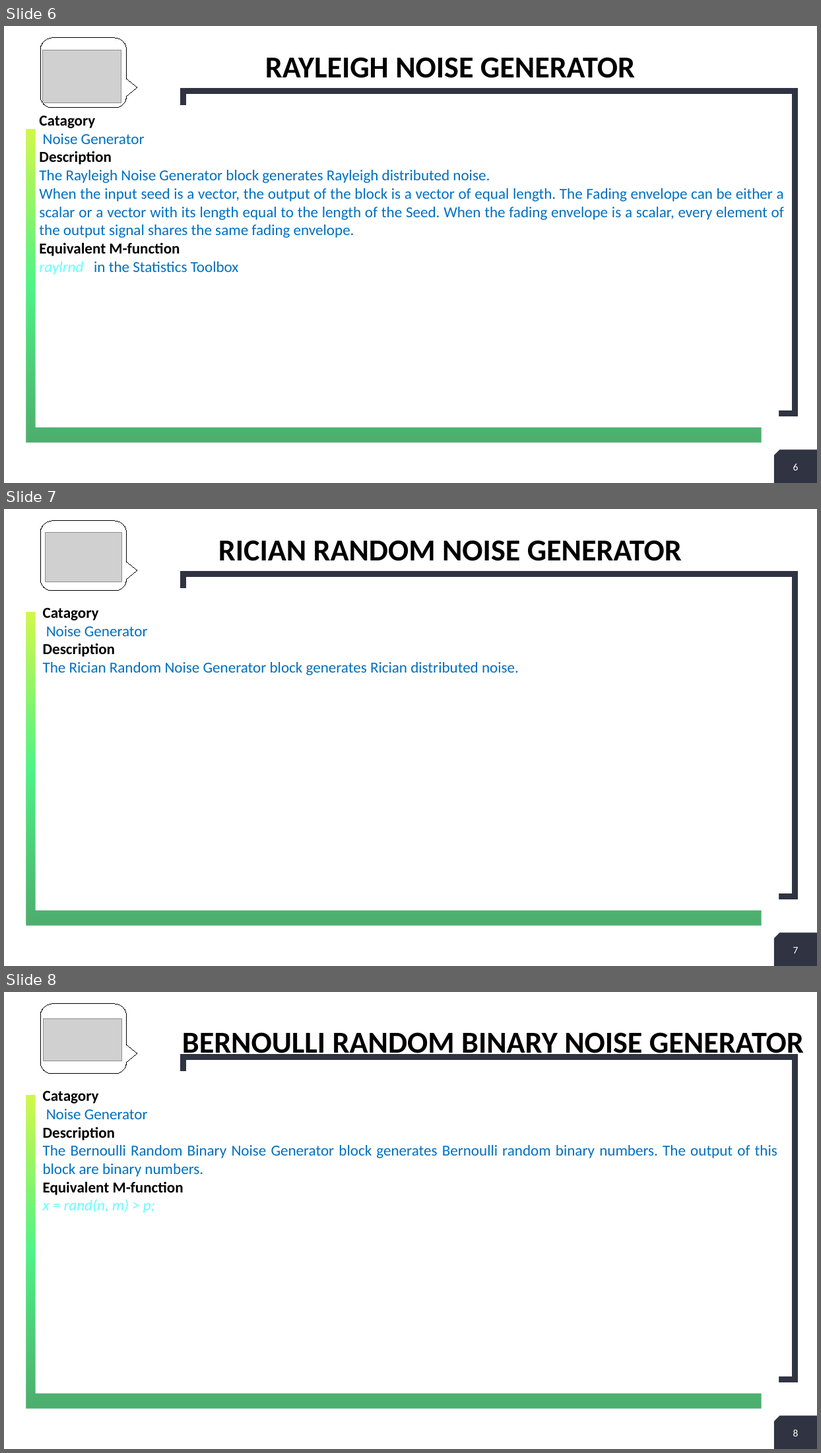
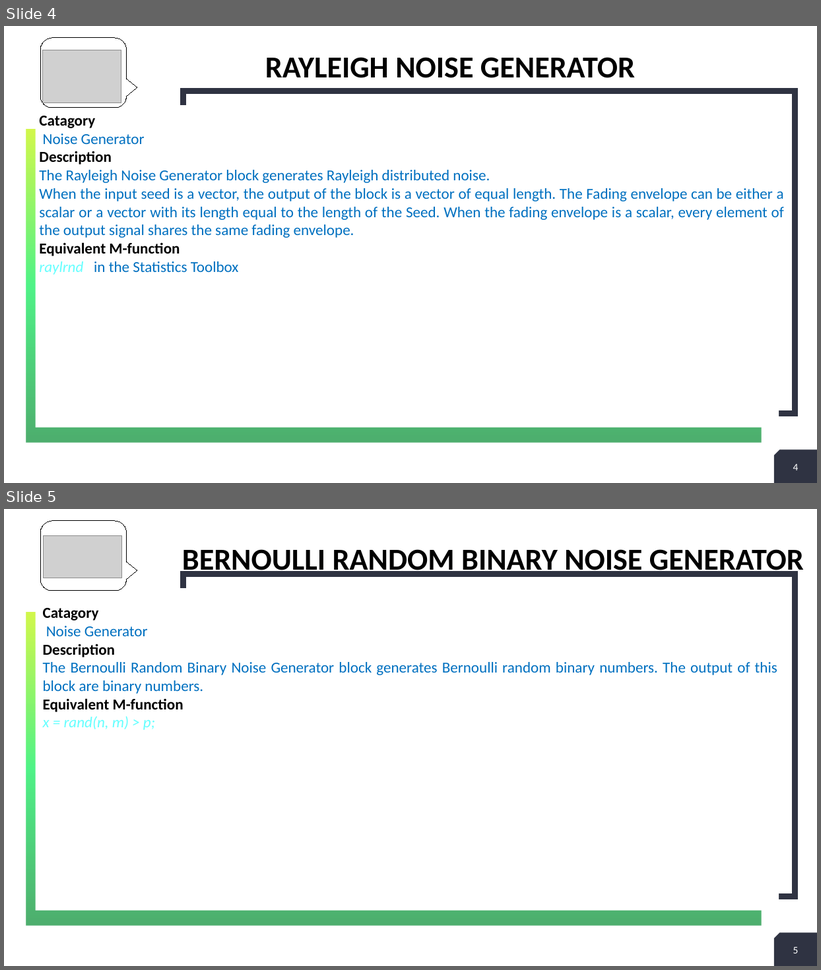
Before and after one commit to navneetslovely/Simulink_Model, a slide deck: CommTooLBox.pptx. Shown one above the other, each under a label of ours: slides 6, 7 and 8 before the commit, slides 4 and 5 after it. The pictures are 821x1453 and 821x970 pixels, drawn with LibreOffice and Linux fonts; fonts in the diff are those of the drawing; grey boxes stand for pictures. Boxes give left, top, right and bottom in pixels: in the first picture for what was removed or moved away, otherwise in the second. Text is boxed around its words. In the diff, an @@ line names an element or a change of style, - is before the commit and + after.

```diff
--- a/CommTooLBox.pptx
+++ b/CommTooLBox.pptx
@@ slide 7 removed at (4, 509, 817, 966), background #FFFFFF; not listed: 5 template elements that a slide beside it also shows @@
@@ rounded speech box removed at (40, 521, 127, 591) @@
@@ picture removed at (46, 532, 121, 582) @@
@@ title removed at (218, 540, 682, 561) @@
-RICIAN RANDOM NOISE GENERATOR
@@ text removed at (43, 608, 519, 675) @@
-Catagory
-Noise Generator
-Description
-The Rician Random Noise Generator block generates Rician distributed noise.
@@ page number removed at (793, 947, 799, 954) @@
-7
@@ what was slide 6 is now slide 4 @@
@@ page number at (793, 465, 798, 471): text changed @@
-6
+4
@@ page number at (793, 464, 799, 471): text changed @@
-6
+4
@@ what was slide 8 is now slide 5 @@
@@ page number at (793, 948, 798, 954): text changed @@
-8
+5
@@ page number at (793, 947, 799, 954): text changed @@
-8
+5
```
Also in this commit, not shown: 1 slide changed, 2 other slides removed.
